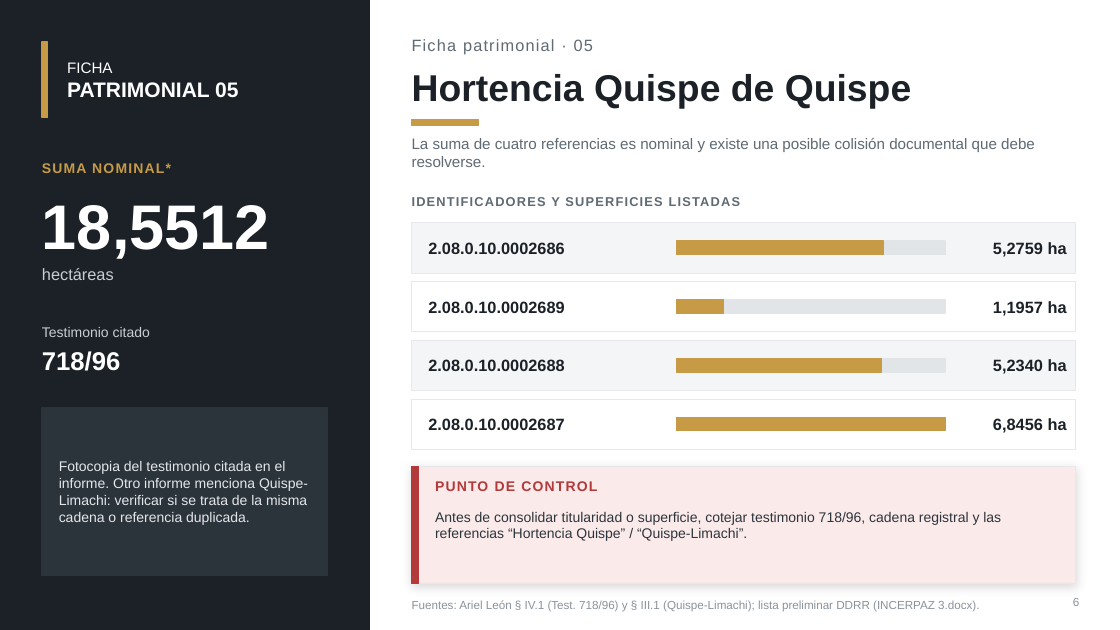
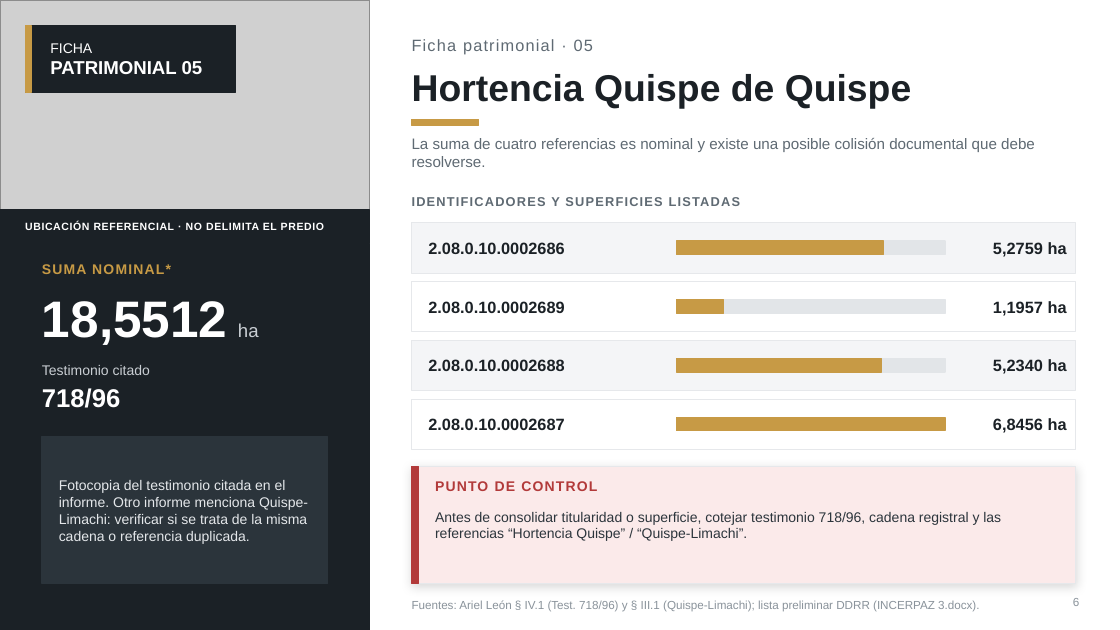
Before and after one commit to hugop1006-cpu/incerpaz-la-gran-obra, a slide deck: slide 6 of Informe_5_Casos_Patrimoniales_Viacha_2026_v2.pptx. Drawn at 1120x630 pixels with LibreOffice and Linux fonts; fonts in the diff are those of the drawing; grey boxes stand for pictures. Boxes give left, top, right and bottom in pixels: in the first picture for what was removed or moved away, otherwise in the second. Text is boxed around its words. In the diff, an @@ line names an element or a change of style, - is before the commit and + after.

```diff
--- a/Informe_5_Casos_Patrimoniales_Viacha_2026_v2.pptx
+++ b/Informe_5_Casos_Patrimoniales_Viacha_2026_v2.pptx
@@ picture added at [0, 0, 370, 244] @@
@@ rectangle: place and size @@
-rectangle at [42, 42, 48, 118]
+rectangle at [25, 25, 31, 92]
@@ rectangle: place and size @@
-rectangle at [42, 42, 328, 118]
+rectangle at [25, 25, 235, 92]
@@ text "FICHA": place and size @@
-text "FICHA" at [67, 62, 238, 97]
+text "FICHA" at [50, 43, 203, 74]
@@ text "FICHA" at [50, 43, 203, 74]: size 13 to 12 pt in "FICHA"; size 18 to 16 pt in "PATRIMONIAL 05" @@
@@ rectangle added at [0, 210, 370, 244], fill #1B2126, outline #1B2126 1 pt @@
@@ text added at [25, 222, 324, 230], 9 pt, text #FFFFFF, bold @@
+UBICACIÓN REFERENCIAL · NO DELIMITA EL PREDIO
@@ text "SUMA NOMINAL*": place and size @@
-text "SUMA NOMINAL*" at [42, 163, 171, 173]
+text "SUMA NOMINAL*" at [42, 264, 171, 274]
@@ text removed at [42, 268, 114, 280] @@
-hectáreas
@@ text at [42, 301, 259, 345]: text changed; size 54 to 44 pt @@
-18,5512
+18,5512 ha
@@ text "Testimonio citado": place and size @@
-text "Testimonio citado" at [42, 327, 150, 337]
+text "Testimonio citado" at [42, 365, 150, 375]
@@ text "718/96": place and size @@
-text "718/96" at [42, 351, 120, 371]
+text "718/96" at [42, 388, 120, 408]
@@ rectangle: place and size @@
-rectangle at [42, 408, 328, 576]
+rectangle at [42, 437, 328, 584]
@@ text "Fotocopia del testimonio citada en ...": place and size @@
-text "Fotocopia del testimonio citada en ..." at [59, 461, 308, 525]
+text "Fotocopia del testimonio citada en ..." at [59, 480, 308, 544]
```
Also in this commit, not shown: 2 other slides changed.
